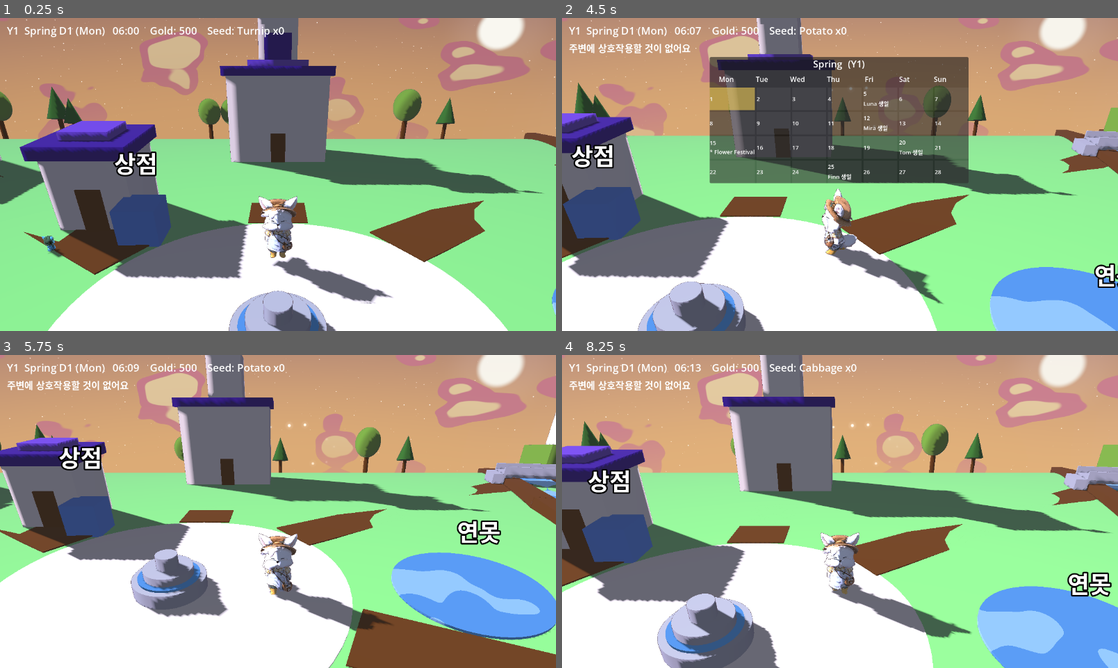
Above: before the commit, frames 1-4 (two rows, left to right).
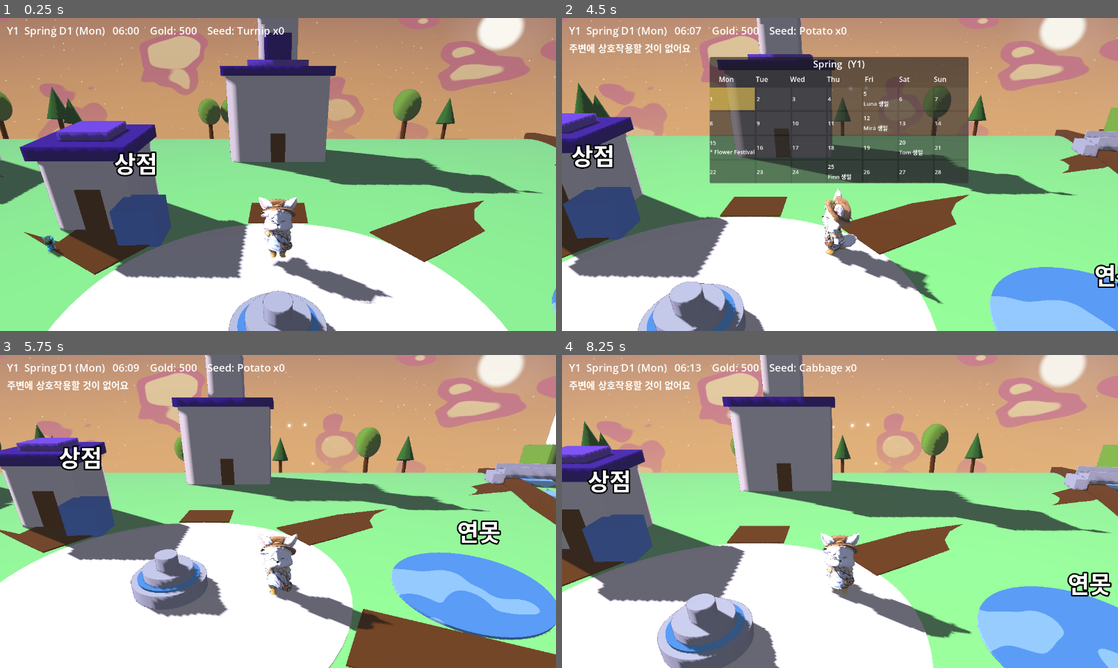
Above: after the commit, the same moments.

Repository: ui2030/cozy_vale
Game: Godot game, scene res://world/world.tscn
Two runs of this game, one before a commit and one after it. Both use one fixed random seed, a clock stepped at 60 frames per second and the inputs below.
Inputs (mouse positions are in pixels of both pictures, inside the frame that each line leads up to):
- Up to frame 1 (0.25 s): no input
- Up to frame 2 (4.5 s): tap Enter at 0.5 s; move the mouse to (962, 158) at 0.52 s; hold D (move_right) 0.53-1.25 s; hold C (calendar) 0.53-1.25 s; click (962, 158) at 0.67 s; tap Space at 0.77, 3.77 s; drag from (728, 190) to (812, 237) at 1.27 s; move the mouse to (895, 105) at 2.02 s; hold D (move_right) 2.03-2.75 s; hold Q (cycle_seed) 2.03-2.75 s; drag from (812, 237) to (673, 127) at 2.77 s; move the mouse to (1006, 221) at 3.52 s; hold A (move_left) 3.53-4.25 s; hold E (interact) 3.53-4.25 s; drag from (673, 127) to (756, 96) at 4.27 s
- Up to frame 3 (5.75 s): move the mouse to (305, 511) at 5.02 s; hold S (move_down) from 5.03 s (still down); hold C (calendar) from 5.03 s (still down); click (305, 511) at 5.17 s
- Up to frame 4 (8.25 s): release S (move_down) at 5.75 s; release C (calendar) at 5.75 s; drag from (756, 433) to (728, 527) at 5.77 s; move the mouse to (962, 495) at 6.52 s; hold W (move_up) 6.53-7.25 s; hold Q (cycle_seed) 6.53-7.25 s; tap Space at 6.77 s; drag from (728, 527) to (812, 574) at 7.27 s; move the mouse to (895, 442) at 8.02 s; hold S (move_down) from 8.03 s (still down); hold E (interact) from 8.03 s (still down)

The runs differ from the first frame. In frame 1, less than 0.1% of the frame differs, in the area x 7-54%, y 56-77%; in frame 2, less than 0.1%; in frame 3, less than 0.1%; in frame 4, less than 0.1%.

Commit message:
fix: 캐릭터 외곽선 월드 두께 통일 — 모델 스케일 무관
- OUTLINE_WORLD 0.002 단일 레버 (구 그래픽과 동일한 연필선 톤)
- 셰이더 width가 오브젝트 공간이라 native 크기 따라 굵기 제각각이던 근본원인 수정
- set_outline_width 신설, 노드 스케일 확정 후 월드값/스케일로 보정
- 플레이어·NPC 모델·고양이 폴백 3경로 적용, 가구·정적물 무변경
- 전후 실측 lookdev/shots/outline_v2

Diff:
--- a/common/toon_character.gd
+++ b/common/toon_character.gd
@@ -4,6 +4,12 @@
 
 const TOON := preload("res://lookdev/toon.gdshader")
 const OUTLINE := preload("res://lookdev/outline.gdshader")
+
+# 캐릭터 외곽선 두께의 단일 튜닝 레버 — 월드 단위(m). 연필선 톤.
+# 셰이더 width는 오브젝트 공간이라 모델 native 스케일이 다르면 굵기가 제각각 된다
+# (수녀님 리빌드로 native 높이 98→0.98 됐을 때 실측 확인). 그래서 노드 스케일을
+# 확정한 뒤 set_outline_width(node, OUTLINE_WORLD / 스케일)로 나눠 넣는다.
+const OUTLINE_WORLD := 0.002
 
 # GLB 로드해 툰 적용된 씬 반환 (실패시 null). tint = 개체 색조 곱(기본 흰=무변경)
 static func load_glb(path: String, outline_width: float, tint := Color.WHITE) -> Node3D:
@@ -54,6 +60,17 @@
 	for c in node.get_children():
 		apply(c, outline_width, tint)
 
+# apply()가 깔아둔 외곽선 두께만 일괄 교체 (노드 스케일 확정 뒤 호출).
+static func set_outline_width(node: Node, w: float) -> void:
+	if node is MeshInstance3D:
+		var mi := node as MeshInstance3D
+		for i in mi.get_surface_override_material_count():
+			var m := mi.get_surface_override_material(i) as ShaderMaterial
+			if m != null and m.next_pass is ShaderMaterial:
+				(m.next_pass as ShaderMaterial).set_shader_parameter("width", w)
+	for c in node.get_children():
+		set_outline_width(c, w)
+
 # 단색 툰 머티리얼 (곡률 포함). 바닥·건물·NPC·작물 공용.
 static func make_solid(color: Color, outline_width := 0.0) -> ShaderMaterial:
 	var m := ShaderMaterial.new()
--- a/npc/npc_system.gd
+++ b/npc/npc_system.gd
@@ -17,7 +17,6 @@
 const NPC_SCALE := 2.1        # 플레이어와 동일
 const KID_MULT := 0.8         # 꼬마 축소
 const NPC_Y := 0.05           # 발 접지 오프셋 (플레이어 기준, 스크린샷 튜닝)
-const OUTLINE_W := 0.004
 # 배회 파라미터
 const WANDER_SPEED := 1.6     # 플레이어 5.0보다 느리게
 const WANDER_R_MIN := 4.0
@@ -152,24 +151,26 @@
 func _make_visual(id: String, ndef: Dictionary) -> Node3D:
 	var model_path := String(ndef.get("model", ""))
 	if model_path != "":
-		var m: Node3D = ToonChar.load_glb(model_path, OUTLINE_W)  # tint=흰=원본색
+		var m: Node3D = ToonChar.load_glb(model_path, ToonChar.OUTLINE_WORLD)  # tint=흰=원본색
 		if m != null:
 			var box := ToonChar.aabb_of(m)
 			var ms := 1.0
 			if box.size.y > 0.001:
 				ms = MODEL_TARGET_H / box.size.y * (KID_MULT if id in KID_IDS else 1.0)
 			m.scale = Vector3(ms, ms, ms)
+			ToonChar.set_outline_width(m, ToonChar.OUTLINE_WORLD / ms)  # 오브젝트→월드 굵기 보정
 			m.position.y = NPC_Y - box.position.y * ms  # 모델 발바닥(AABB 최저점)을 접지
 			m.rotation.y = PI  # 앞=+Z → look_at(-Z) 보정 (cat과 동일)
 			return m
 		# 로드 실패 시 아래 고양이 색조 폴백으로 진행
 	var c: Array = ndef["color"]
 	var tint := Color(c[0], c[1], c[2])
-	var cat: Node3D = ToonChar.load_glb(CAT_GLB, OUTLINE_W, tint)
+	var cat: Node3D = ToonChar.load_glb(CAT_GLB, ToonChar.OUTLINE_WORLD, tint)
 	if cat == null:
 		return _fallback_capsule(tint)  # 폴백: 색상 캡슐
 	var s := NPC_SCALE * (KID_MULT if id in KID_IDS else 1.0)
 	cat.scale = Vector3(s, s, s)
+	ToonChar.set_outline_width(cat, ToonChar.OUTLINE_WORLD / s)  # 오브젝트→월드 굵기 보정
 	cat.position.y = NPC_Y
 	cat.rotation.y = PI  # 앞=+Z, look_at은 -Z 기준 → 180° 보정 (player와 동일)
 	var anim := ToonChar.find_anim(cat)
--- a/player/player.gd
+++ b/player/player.gd
@@ -34,11 +34,12 @@
 const STEP_INTERVAL := 0.42  # 발소리 주기(초) — walk 클립 보속에 맞춘 실측 절충값
 
 func _setup_visual() -> void:
-	var cat: Node3D = ToonChar.load_glb(CAT_GLB, 0.004)
+	var cat: Node3D = ToonChar.load_glb(CAT_GLB, ToonChar.OUTLINE_WORLD)
 	if cat == null:
 		return  # 폴백: 기본 캡슐 유지
 	$Mesh.visible = false
 	cat.scale = Vector3(visual_scale, visual_scale, visual_scale)
+	ToonChar.set_outline_width(cat, ToonChar.OUTLINE_WORLD / visual_scale)  # 오브젝트→월드 굵기 보정
 	cat.position.y = visual_y
 	cat.rotation.y = PI  # 앞=+Z, Godot look_at은 -Z 기준 → 180° 보정 (실측 확정)
 	add_child(cat)
